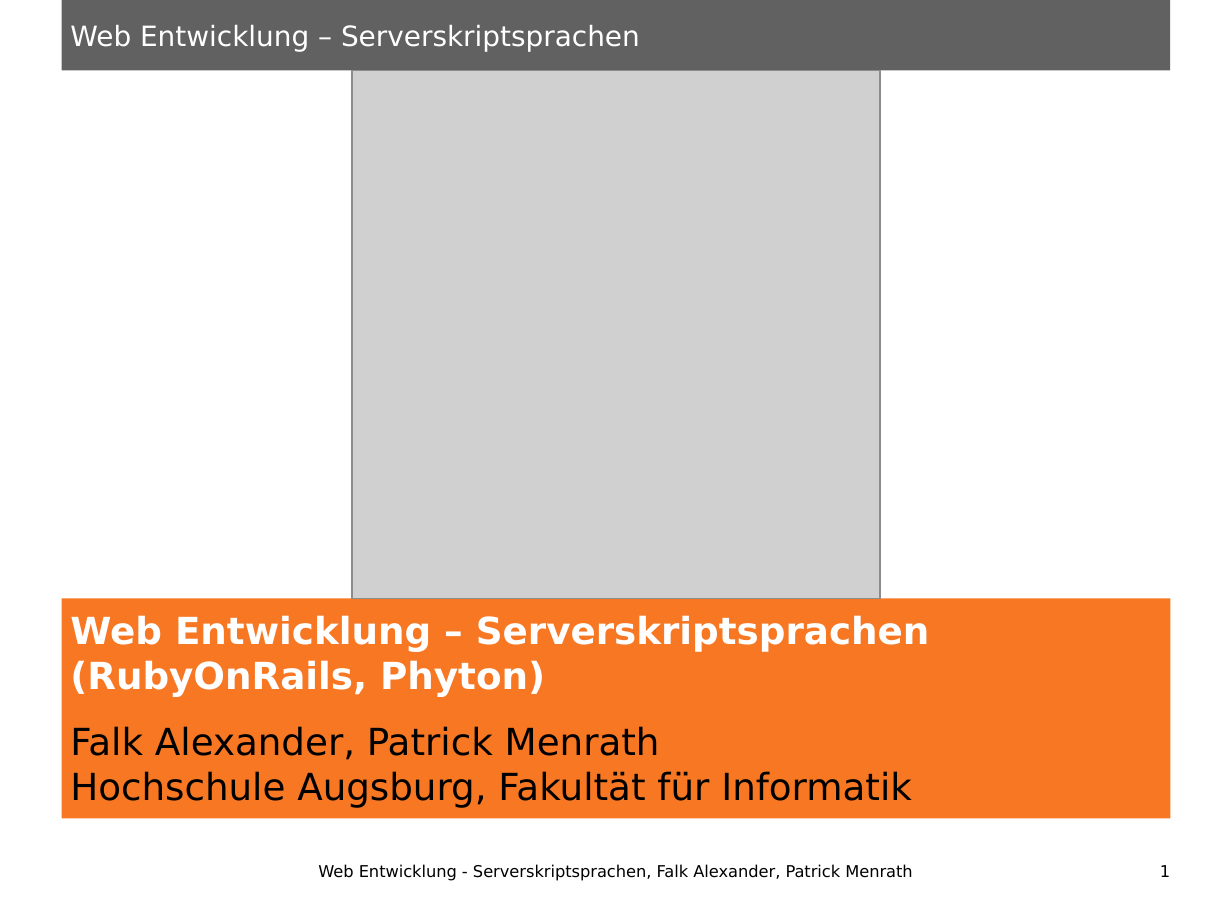
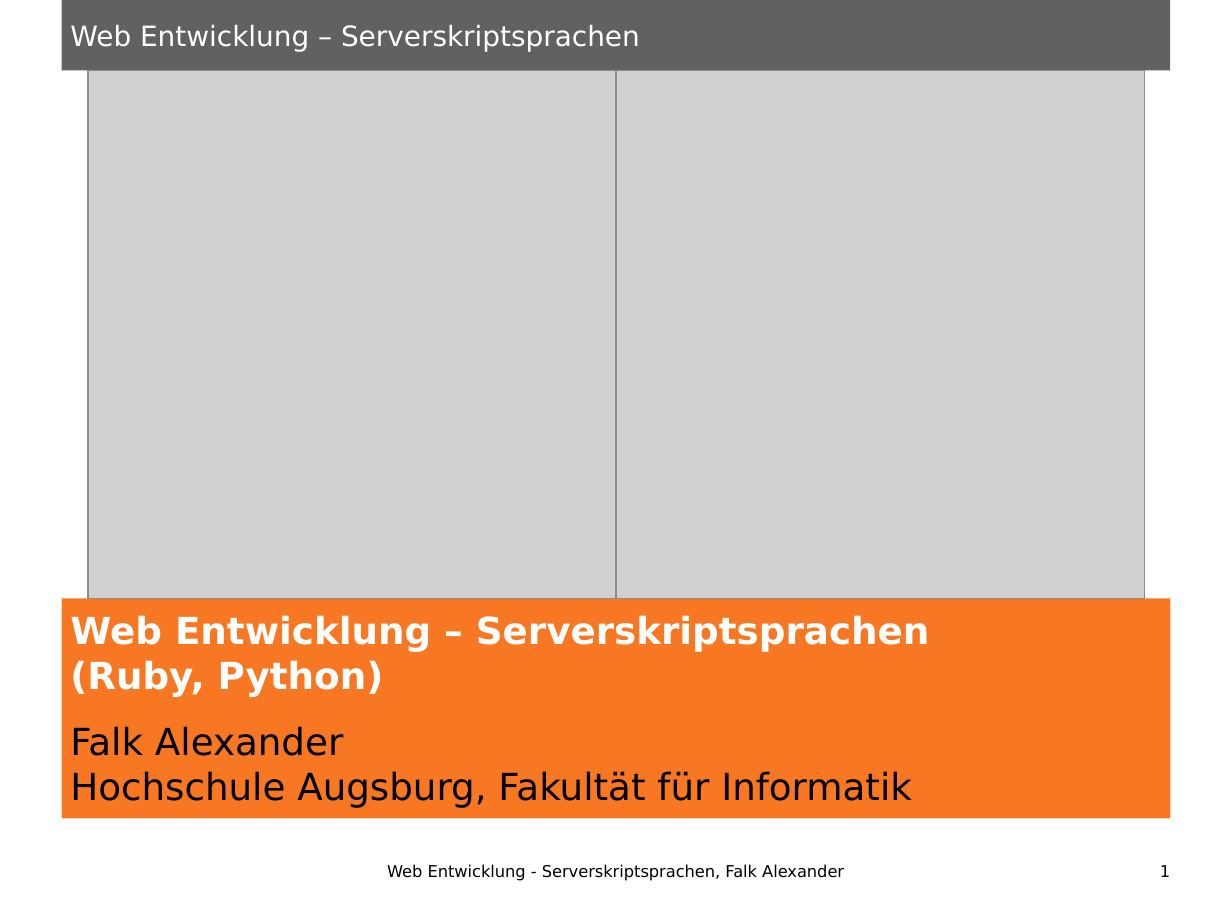
Before and after one commit to ungeziefer9488/HSA-SWS-SoSe13-Serverskriptsprachen, a slide deck: slide 1 of Vortrag.odp. Drawn at 1232x924 pixels with LibreOffice and Linux fonts; fonts in the diff are those of the drawing; grey boxes stand for pictures; background and template pictures are left out. Boxes give left, top, right and bottom in pixels: in the first picture for what was removed or moved away, otherwise in the second. Text is boxed around its words. In the diff, an @@ line names an element or a change of style, - is before the commit and + after.

```diff
--- a/Vortrag.odp
+++ b/Vortrag.odp
@@ picture: place and size @@
-picture at <box>352,70,880,598</box>
+picture at <box>88,70,616,598</box>
@@ picture added at <box>616,70,1145,598</box> @@
@@ text at <box>70,615,930,808</box>: text changed @@
-Web Entwicklung – Serverskriptsprachen
-(RubyOnRails, Phyton)
-Falk Alexander, Patrick Menrath
-Hochschule Augsburg, Fakultät für Informatik
+Web Entwicklung – Serverskriptsprachen
+(Ruby, Python)
+Falk Alexander
+Hochschule Augsburg, Fakultät für Informatik
@@ text at <box>387,864,844,881</box>: text changed @@
-Web Entwicklung - Serverskriptsprachen, Falk Alexander, Patrick Menrath
+Web Entwicklung - Serverskriptsprachen, Falk Alexander
```
Also in this commit, not shown: 21 other slides changed, 2 slides added.
